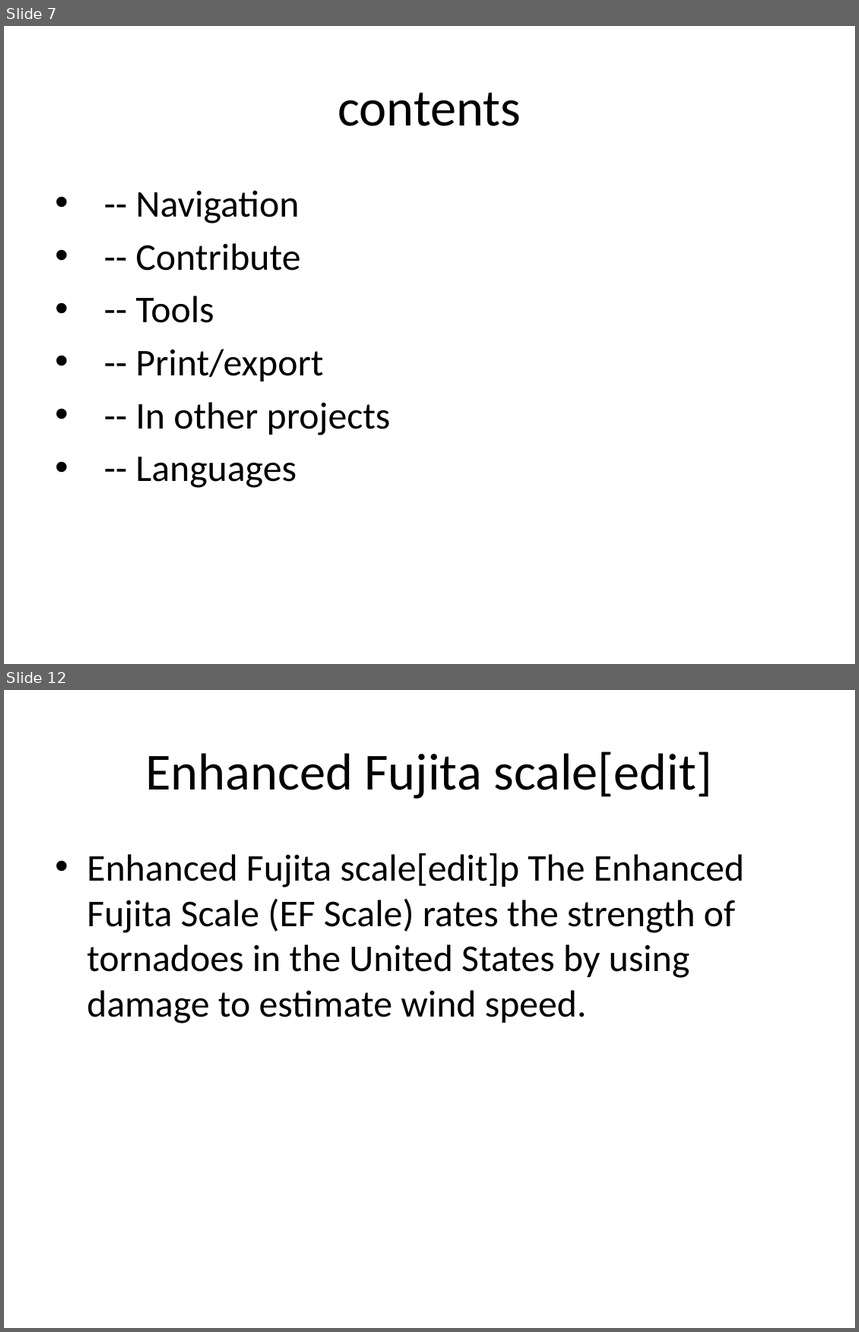
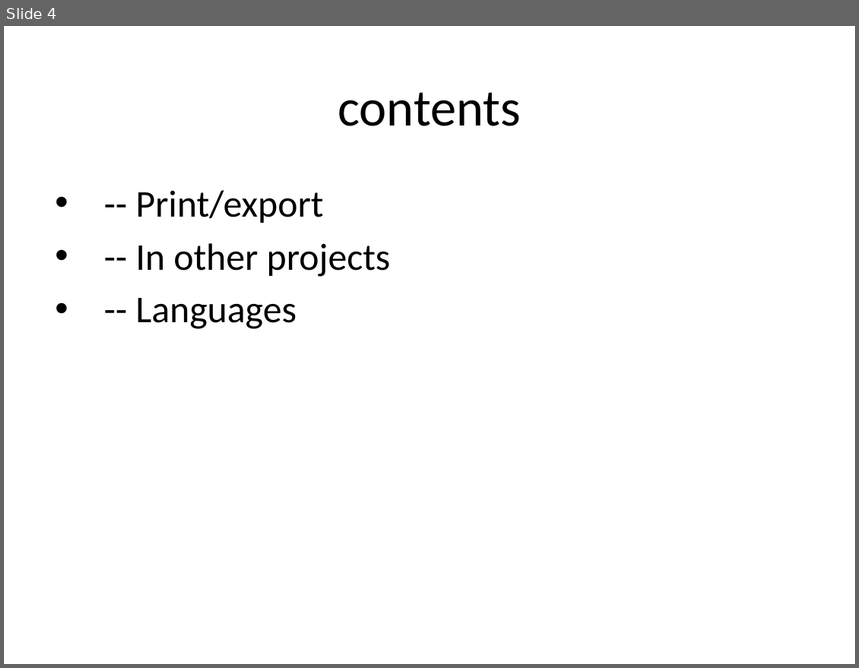
Before and after one commit to eppisai/Uplift---Smart-educational-Platform, a slide deck: AutoPPT-main/AutoPPT-main/something.pptx. Shown one above the other, each under a label of ours: slides 7 and 12 before the commit, slide 4 after it; the slides between them are not shown. The pictures are 859x1332 and 859x668 pixels, drawn with LibreOffice and Linux fonts; fonts in the diff are those of the drawing. Boxes give left, top, right and bottom in pixels: in the first picture for what was removed or moved away, otherwise in the second. Text is boxed around its words. In the diff, an @@ line names an element or a change of style, - is before the commit and + after.

```diff
--- a/AutoPPT-main/AutoPPT-main/something.pptx
+++ b/AutoPPT-main/AutoPPT-main/something.pptx
@@ slide 12 removed at bbox=[4, 690, 855, 1328], background #FFFFFF @@
@@ title removed at bbox=[145, 752, 712, 799] @@
-Enhanced Fujita scale[edit]
@@ text removed at bbox=[87, 853, 744, 1024] @@
-• Enhanced Fujita scale[edit]p The Enhanced Fujita Scale (EF Scale) rates the strength of tornadoes in the United States by using damage to estimate wind speed.
@@ what was slide 7 is now slide 4 @@
@@ slide 4 changed as well @@
@@ text at bbox=[135, 190, 300, 323]: paragraphs removed @@
-• -- Navigation
-• -- Contribute
-• -- Tools
```
Also in this commit, not shown: 1 other slide changed, 10 slides added, 42 other slides removed, 1 other file.
